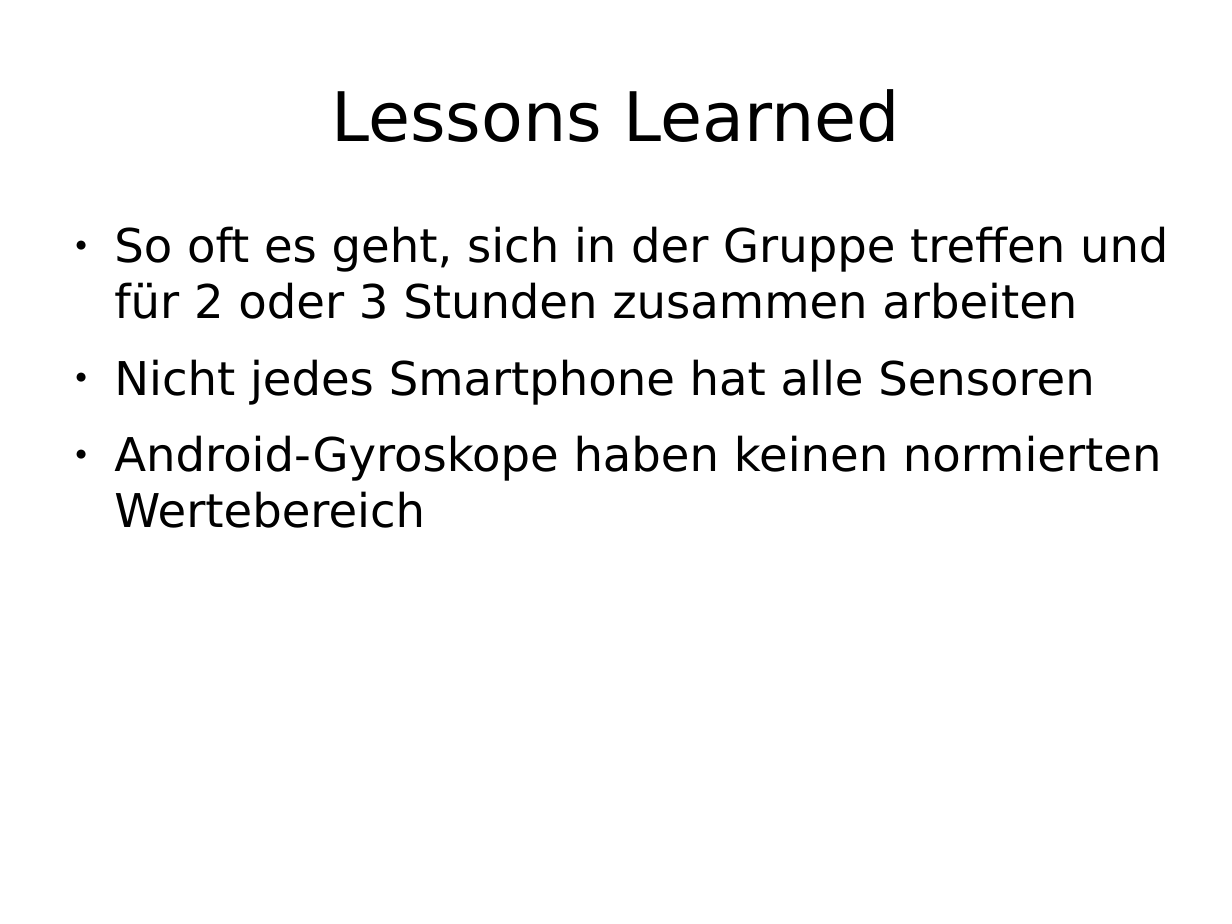
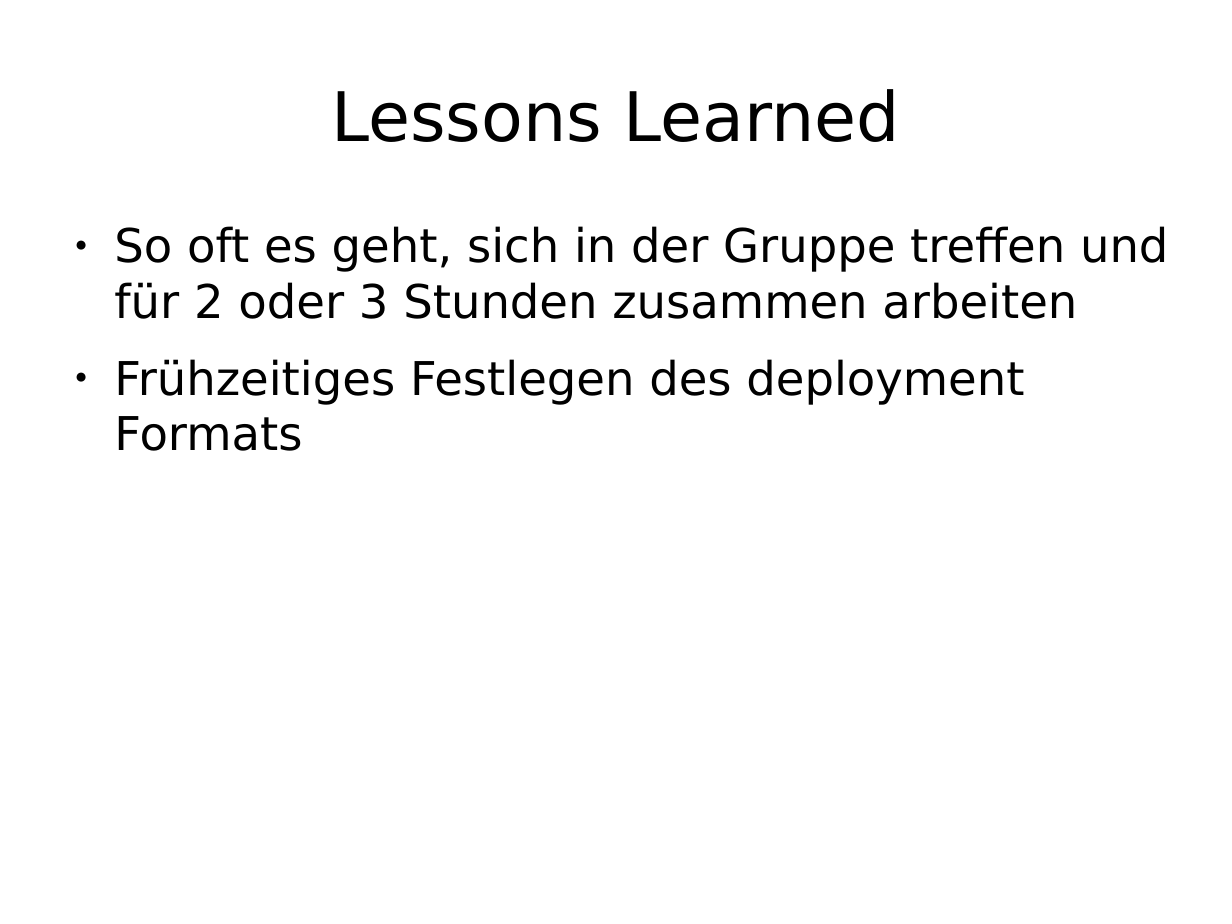
Before and after one commit to enra64/psychic-giggle, a slide deck: slide 19 of zwischenstand anfang dezember.odp (slide 18 before the commit). Drawn at 1232x924 pixels with LibreOffice and Linux fonts; fonts in the diff are those of the drawing. Boxes give left, top, right and bottom in pixels: in the first picture for what was removed or moved away, otherwise in the second. Text is boxed around its words. In the diff, an @@ line names an element or a change of style, - is before the commit and + after.

```diff
--- a/zwischenstand anfang dezember.odp
+++ b/zwischenstand anfang dezember.odp
@@ text at (x1=114, y1=359, x2=1024, y2=451): text changed @@
-● Nicht jedes Smartphone hat alle Sensoren
-● Android-Gyroskope haben keinen normierten Wertebereich
+● Frühzeitiges Festlegen des deployment Formats
```
Also in this commit, not shown: 3 other slides changed, 5 slides added, 4 slides removed.
